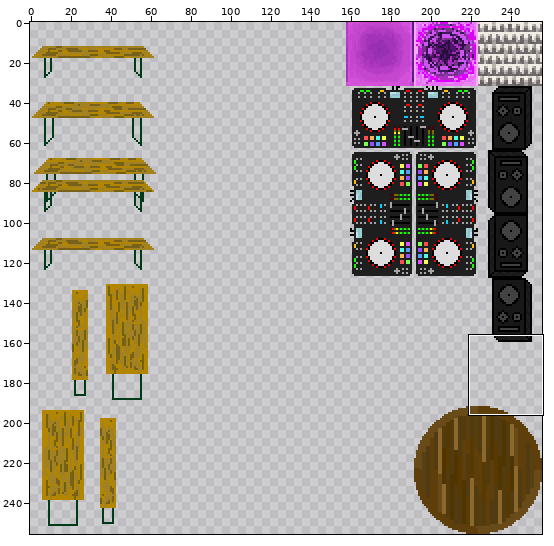
Sprite sheet: Zapf_Uni_Greifswald/tilesets/tileset_Tristan_2.png. The first picture is a wide view before the edit; the outline marks the close-up.
Close-up. Before:
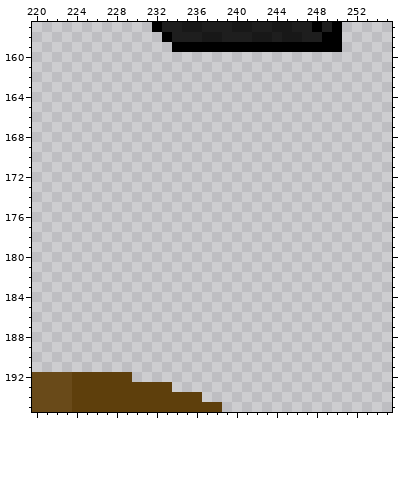
The file is 256x256 pixels. Colours within 5 levels of each other are drawn and written as one. Shown: x 220..255, y 157..195.
Once edited:
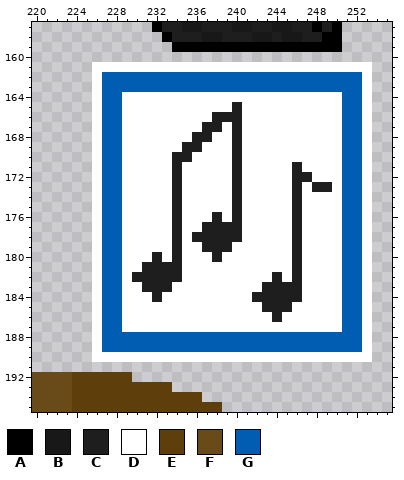
Palette (. is transparent): A #000000  B #181818  C #1e1e1e  D #ffffff  E #5e3f0c  F #694a19  G #005db1
Difference:
Changed rows in their new state; - is an unchanged pixel.
first column x 226:
161 DDDDDDDDDDDDDDDDDDDDDDDDDDDD
162 DGGGGGGGGGGGGGGGGGGGGGGGGGGD
163 DGGGGGGGGGGGGGGGGGGGGGGGGGGD
164 DGGDDDDDDDDDDDDDDDDDDDDDDGGD
165 DGGDDDDDDDDDDDCDDDDDDDDDDGGD
166 DGGDDDDDDDDDCCCDDDDDDDDDDGGD
167 DGGDDDDDDDDCCDCDDDDDDDDDDGGD
168 DGGDDDDDDDCCDDCDDDDDDDDDDGGD
169 DGGDDDDDDCCDDDCDDDDDDDDDDGGD
170 DGGDDDDDCCDDDDCDDDDDDDDDDGGD
171 DGGDDDDDCDDDDDCDDDDDCDDDDGGD
172 DGGDDDDDCDDDDDCDDDDDCCDDDGGD
173 DGGDDDDDCDDDDDCDDDDDCDCCDGGD
174 DGGDDDDDCDDDDDCDDDDDCDDDDGGD
175 DGGDDDDDCDDDDDCDDDDDCDDDDGGD
176 DGGDDDDDCDDDCDCDDDDDCDDDDGGD
177 DGGDDDDDCDDCCCCDDDDDCDDDDGGD
178 DGGDDDDDCDCCCCCDDDDDCDDDDGGD
179 DGGDDDDDCDDCCCDDDDDDCDDDDGGD
180 DGGDDDCDCDDDCDDDDDDDCDDDDGGD
181 DGGDDCCCCDDDDDDDDDDDCDDDDGGD
182 DGGDCCCCCDDDDDDDDDCDCDDDDGGD
183 DGGDDCCCDDDDDDDDDCCCCDDDDGGD
184 DGGDDDCDDDDDDDDDCCCCCDDDDGGD
185 DGGDDDDDDDDDDDDDDCCCDDDDDGGD
186 DGGDDDDDDDDDDDDDDDCDDDDDDGGD
187 DGGDDDDDDDDDDDDDDDDDDDDDDGGD
188 DGGGGGGGGGGGGGGGGGGGGGGGGGGD
189 DGGGGGGGGGGGGGGGGGGGGGGGGGGD
190 DDDDDDDDDDDDDDDDDDDDDDDDDDDD
Pixel boxes of the changes (left, top, right, bottom) in both close-ups:
added: (92, 62, 372, 362)
